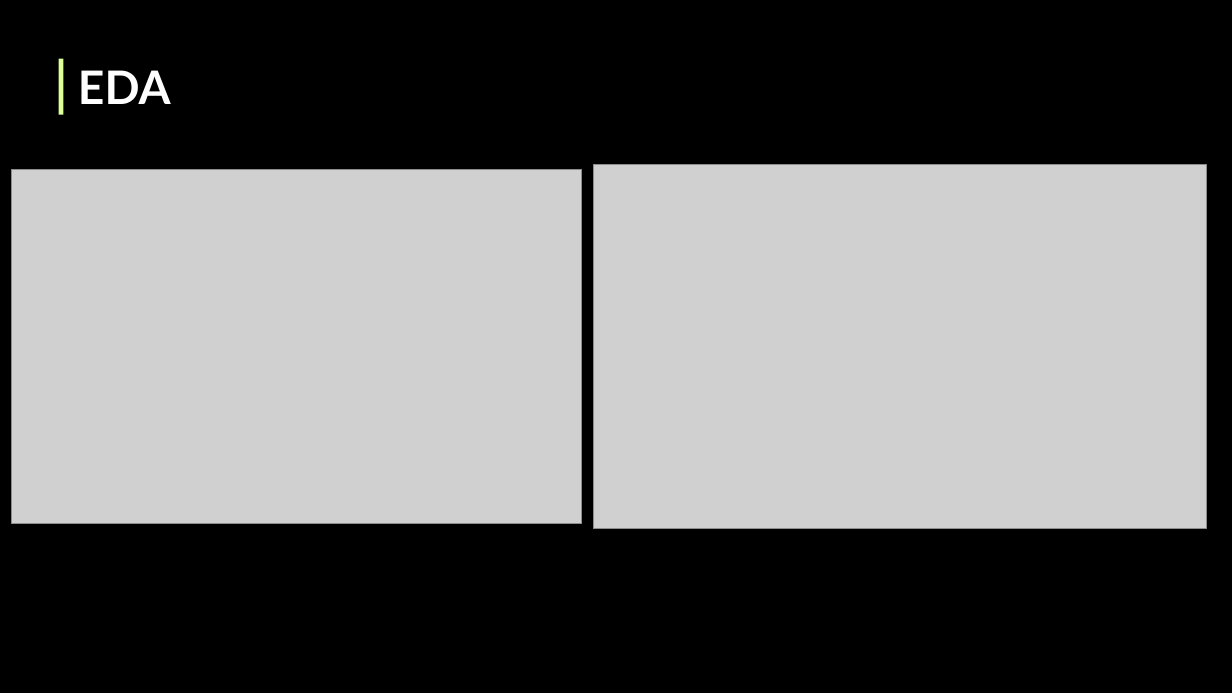
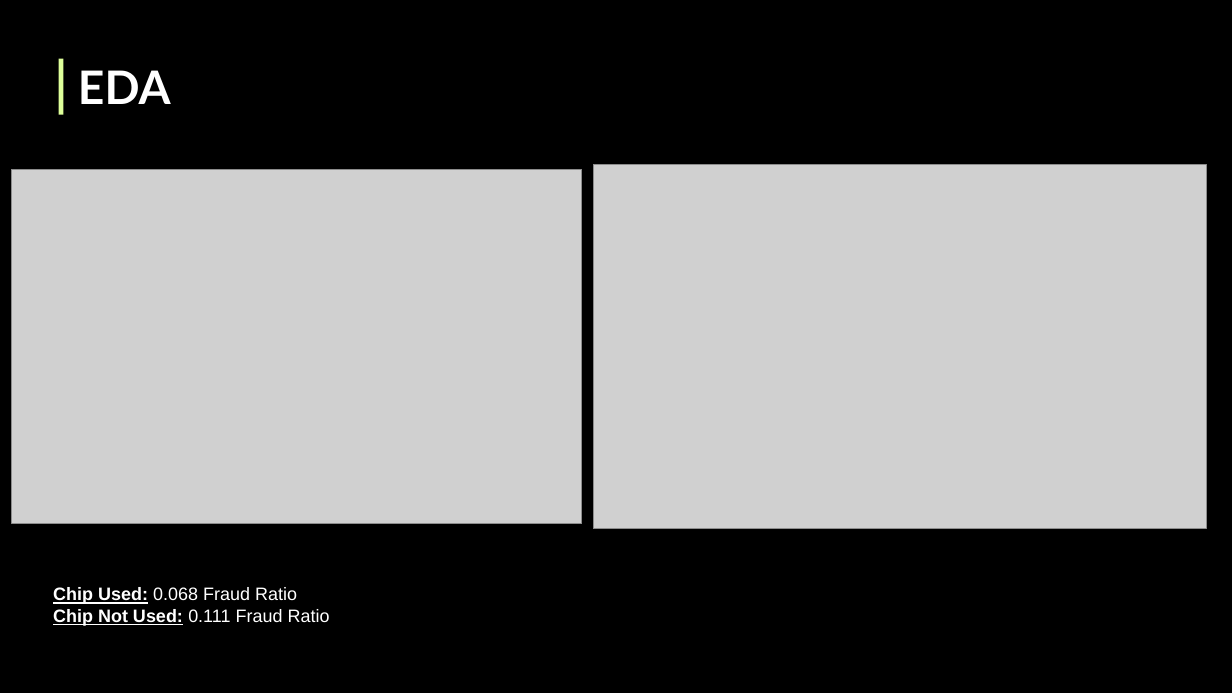
Before and after one commit to splus8191/6103-sp-25-Burke-Guerra-Soroosh, a slide deck: slide 4 of Credit Card Fraud Detection.pptx. Drawn at 1232x693 pixels with LibreOffice and Linux fonts; fonts in the diff are those of the drawing; grey boxes stand for pictures. Boxes give left, top, right and bottom in pixels: in the first picture for what was removed or moved away, otherwise in the second. Text is boxed around its words. In the diff, an @@ line names an element or a change of style, - is before the commit and + after.

```diff
--- a/Credit Card Fraud Detection.pptx
+++ b/Credit Card Fraud Detection.pptx
@@ text added at (x1=53, y1=587, x2=330, y2=626), 14 pt, text #FFFFFF @@
+Chip Used: 0.068 Fraud Ratio
+Chip Not Used: 0.111 Fraud Ratio
```
Also in this commit, not shown: 3 other slides changed.
